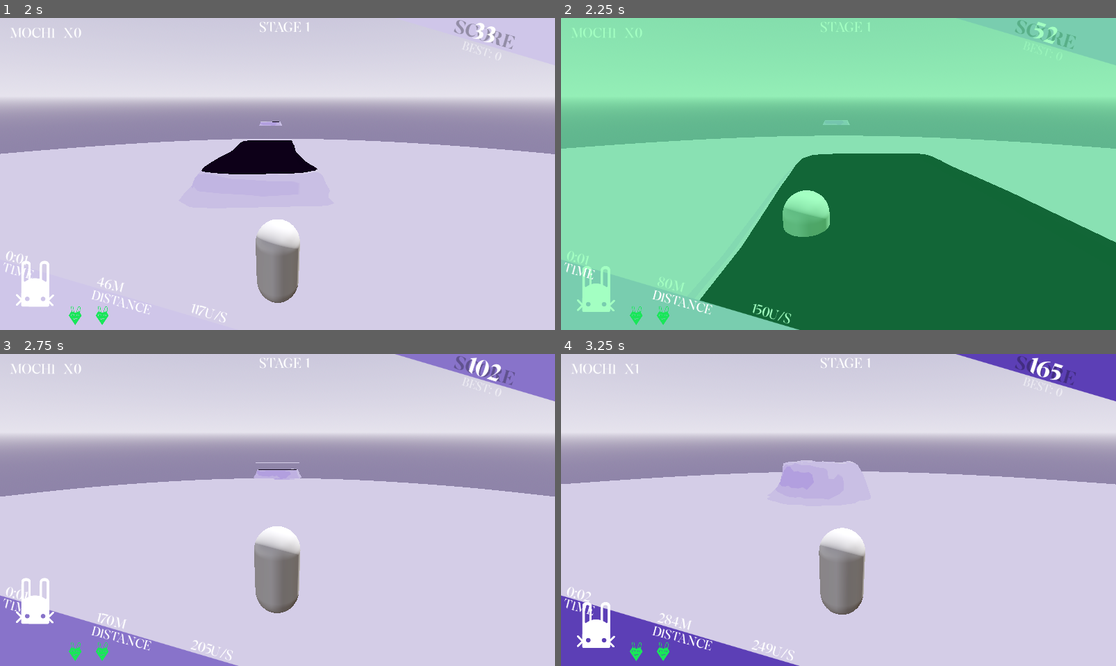
Above: before the commit, frames 1-4 (two rows, left to right).
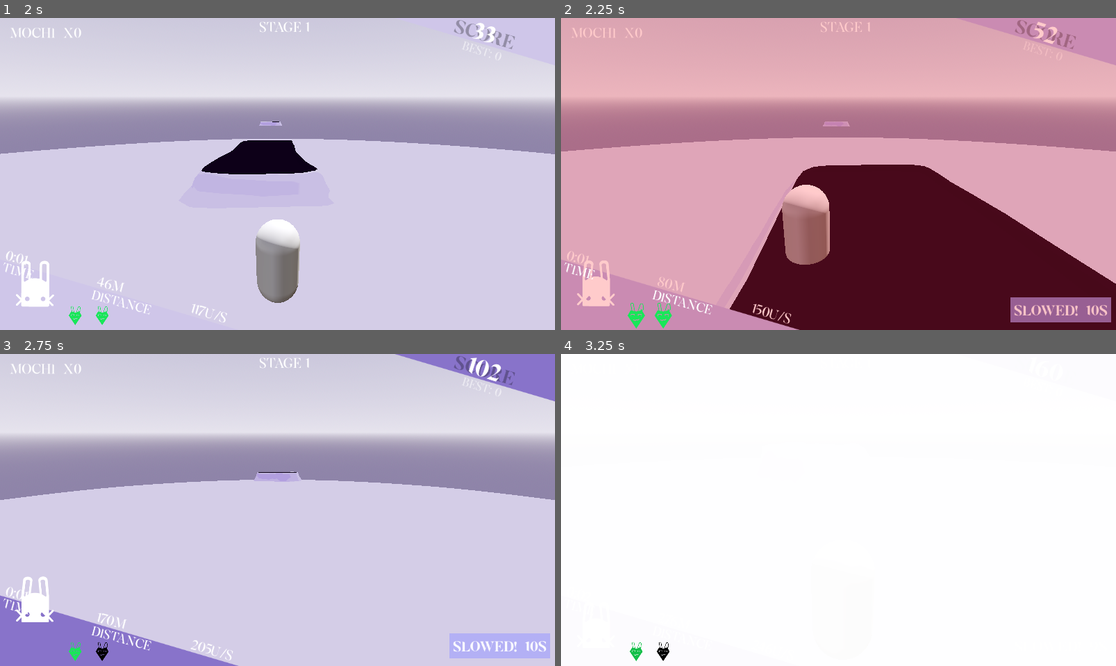
Above: after the commit, the same moments.

Repository: Digiphoenix22/lunar-pestle
Game: Godot game, scene res://main_menu.tscn
Same seed, same stepped clock (60 frames per second), same inputs: the game is played once before the commit and once after it. Sound files missing from this copy of the repository are replaced by a short silence.
Inputs (mouse positions are in pixels of both pictures, inside the frame that each line leads up to):
- Up to frame 1 (2 s): click "Play" at 0.5 s; tap Enter (ui_accept) at 1.25, 1.52 s; move the mouse to (399, 158) at 1.27 s; hold Right (ui_right) from 1.28 s (still down); tap B at 1.35 s
- Up to frame 2 (2.25 s): move the mouse to (727, 189) at 2.02 s; release Right (ui_right) at 2.03 s; hold Left (ui_left) from 2.03 s (still down); tap G at 2.1 s
- Up to frame 3 (2.75 s): keep holding Left (ui_left); tap Enter (ui_accept) at 2.27 s
- Up to frame 4 (3.25 s): move the mouse to (894, 441) at 2.77 s; release Left (ui_left) at 2.78 s; hold Right (ui_right) from 2.78 s (still down); tap H at 2.85 s

Frame 1 is identical in both runs. In frame 2, 100% of the frame differs, in the area x 0-100%, y 0-100%; in frame 3, 4.3%; in frame 4, 99%.

Commit message:
Update chunk prefabs and ground material after Godot reimport
Co-Authored-By: Claude Sonnet 4.6 <noreply@anthropic.com>

Diff:
--- a/Level/Prefabs/chunk1.tscn
+++ b/Level/Prefabs/chunk1.tscn
@@ -5,12 +5,22 @@
 [ext_resource type="Material" uid="uid://c5hwbssv2rrt5" path="res://Materials/Crater.tres" id="3_p176i"]
 [ext_resource type="Material" uid="uid://buocudrhkd4px" path="res://Materials/CraterHole.tres" id="4_ujxjh"]
 
+[sub_resource type="CylinderShape3D" id="CylinderShape3D_ujxjh"]
+height = 1.7084961
+radius = 0.6826172
+
 [node name="Chunk1" unique_id=2049937168 instance=ExtResource("1_xibk1")]
 
-[node name="Base2_002" parent="." index="0" unique_id=927361482]
+[node name="Base2_002" parent="." index="0" unique_id=1622422198]
 material_override = ExtResource("2_ujxjh")
 
-[node name="Circle_001" parent="." index="1" unique_id=1155536933]
+[node name="Circle_001" parent="." index="1" unique_id=963306361]
 transform = Transform3D(-7.8861327, 0, -0.51826686, 0, 7.9031444, 0, 0.51826686, 0, -7.8861327, -3.7969408, 0.085745335, 2.7571328)
 surface_material_override/0 = ExtResource("3_p176i")
 surface_material_override/1 = ExtResource("4_ujxjh")
+
+[node name="StaticBody3D" type="StaticBody3D" parent="Circle_001" index="0" unique_id=179560392 groups=["obstacle"]]
+
+[node name="CollisionShape3D" type="CollisionShape3D" parent="Circle_001/StaticBody3D" index="0" unique_id=1963752044]
+transform = Transform3D(1.0000063, 0, 4.5448542e-07, 0, 1, 0, -4.5448542e-07, 0, 1.0000063, 0, -0.14575195, 0)
+shape = SubResource("CylinderShape3D_ujxjh")
--- a/Level/Prefabs/chunk2.tscn
+++ b/Level/Prefabs/chunk2.tscn
@@ -5,11 +5,22 @@
 [ext_resource type="Material" uid="uid://c5hwbssv2rrt5" path="res://Materials/Crater.tres" id="3_g5l3i"]
 [ext_resource type="Material" uid="uid://buocudrhkd4px" path="res://Materials/CraterHole.tres" id="4_g5l3i"]
 
+[sub_resource type="CylinderShape3D" id="CylinderShape3D_g5l3i"]
+height = 1.7084961
+radius = 0.6826172
+
 [node name="Chunk2" unique_id=868272714 instance=ExtResource("1_ggw2f")]
 
-[node name="Base2_004" parent="." index="0" unique_id=342251383]
+[node name="Base2_004" parent="." index="0" unique_id=777302883]
 material_override = ExtResource("2_oi3tp")
 
-[node name="Circle_002" parent="." index="1" unique_id=1176290795]
+[node name="Circle_002" parent="." index="1" unique_id=675979914]
 surface_material_override/0 = ExtResource("3_g5l3i")
 surface_material_override/1 = ExtResource("4_g5l3i")
+
+[node name="StaticBody3D" type="StaticBody3D" parent="Circle_002" index="0" unique_id=2129934669 groups=["obstacle"]]
+transform = Transform3D(1, 0, 0, 0, 1, 0, 0, 0, 1, 0, 0.034864046, 0)
+
+[node name="CollisionShape3D" type="CollisionShape3D" parent="Circle_002/StaticBody3D" index="0" unique_id=467513426]
+transform = Transform3D(1.0000063, 0, 4.5448542e-07, 0, 1, 0, -4.5448542e-07, 0, 1.0000063, 0, -0.14575195, 0)
+shape = SubResource("CylinderShape3D_g5l3i")
--- a/Level/Prefabs/chunk_3.tscn
+++ b/Level/Prefabs/chunk_3.tscn
@@ -4,10 +4,33 @@
 [ext_resource type="Material" uid="uid://dyec3m4ackege" path="res://Materials/Ground.tres" id="2_kmr64"]
 [ext_resource type="Material" uid="uid://cloafoqswfycn" path="res://Materials/Arch.tres" id="3_tp8x8"]
 
+[sub_resource type="CylinderShape3D" id="CylinderShape3D_kmr64"]
+height = 2.1762085
+radius = 0.4248047
+
+[sub_resource type="BoxShape3D" id="BoxShape3D_tp8x8"]
+size = Vector3(1, 0.63079834, 0.6229248)
+
 [node name="Chunk3" unique_id=1549515789 instance=ExtResource("1_3ec7x")]
 
-[node name="Base2_005" parent="." index="0" unique_id=290152104]
+[node name="Base2_005" parent="." index="0" unique_id=520404081]
 material_override = ExtResource("2_kmr64")
 
-[node name="Middle thing_001" parent="." index="1" unique_id=1913109531]
+[node name="Middle thing_001" parent="." index="1" unique_id=1684990038]
 material_override = ExtResource("3_tp8x8")
+
+[node name="StaticBody3D" type="StaticBody3D" parent="Middle thing_001" index="0" unique_id=2100356221 groups=["obstacle"]]
+
+[node name="CollisionShape3D" type="CollisionShape3D" parent="Middle thing_001/StaticBody3D" index="0" unique_id=694324687]
+transform = Transform3D(1.0000063, 0, 4.544862e-07, 4.5402763e-07, -0.044893414, -0.99900115, 2.0402934e-08, 0.9989935, -0.044893697, 0.8233221, 0.05685369, -0.116764985)
+shape = SubResource("CylinderShape3D_kmr64")
+debug_color = Color(0.7, 0, 0, 0.7372549)
+
+[node name="CollisionShape3D2" type="CollisionShape3D" parent="Middle thing_001/StaticBody3D" index="1" unique_id=78097247]
+transform = Transform3D(1.0000126, 4.5402953e-07, 4.340855e-07, 4.2334037e-07, 0.023401195, -0.99974096, -4.6406558e-07, 0.99974096, 0.023400486, -0.8206852, -0.027052632, -0.17166978)
+shape = SubResource("CylinderShape3D_kmr64")
+debug_color = Color(0.7, 0, 0, 0.7372549)
+
+[node name="CollisionShape3D3" type="CollisionShape3D" parent="Middle thing_001/StaticBody3D" index="2" unique_id=1028493713]
+transform = Transform3D(1.0000001, 0, 0, 0, 1.0000001, 0, 0, 0, 1.0000001, 0, 0.03994751, -0.9879943)
+shape = SubResource("BoxShape3D_tp8x8")
--- a/Level/Prefabs/chunk_4.tscn
+++ b/Level/Prefabs/chunk_4.tscn
@@ -5,11 +5,20 @@
 [ext_resource type="Material" uid="uid://cloafoqswfycn" path="res://Materials/Arch.tres" id="3_emi2a"]
 [ext_resource type="Material" uid="uid://buocudrhkd4px" path="res://Materials/CraterHole.tres" id="4_mk6lw"]
 
+[sub_resource type="BoxShape3D" id="BoxShape3D_nyff4"]
+size = Vector3(14.807198, 0.63079834, 35.974777)
+
 [node name="Chunk4" unique_id=1618891521 instance=ExtResource("1_qf0g4")]
 
-[node name="Base2_008" parent="." index="0" unique_id=1288106874]
+[node name="Base2_008" parent="." index="0" unique_id=433072300]
 material_override = ExtResource("2_nyff4")
 
-[node name="Large Crater_005" parent="." index="1" unique_id=1496451345]
+[node name="Large Crater_005" parent="." index="1" unique_id=201284596]
 surface_material_override/0 = ExtResource("3_emi2a")
 surface_material_override/1 = ExtResource("4_mk6lw")
+
+[node name="StaticBody3D" type="StaticBody3D" parent="Large Crater_005" index="0" unique_id=931033413 groups=["obstacle"]]
+
+[node name="CollisionShape3D3" type="CollisionShape3D" parent="Large Crater_005/StaticBody3D" index="0" unique_id=528197509]
+transform = Transform3D(1.0000001, 0, 0, 0, 1.0000001, 0, 0, 0, 1.0000001, 5.0516787, 3.7786174, 0.35595843)
+shape = SubResource("BoxShape3D_nyff4")
--- a/Level/Prefabs/chunk_6.tscn
+++ b/Level/Prefabs/chunk_6.tscn
@@ -5,11 +5,20 @@
 [ext_resource type="Material" uid="uid://buocudrhkd4px" path="res://Materials/CraterHole.tres" id="3_xi0fh"]
 [ext_resource type="Material" uid="uid://dyec3m4ackege" path="res://Materials/Ground.tres" id="4_5vvrp"]
 
+[sub_resource type="BoxShape3D" id="BoxShape3D_0o8wd"]
+size = Vector3(5.7422333, 1.2671432, 22.44006)
+
 [node name="Chunk6" unique_id=1246025710 instance=ExtResource("1_m7ead")]
 
-[node name="Large Crater_004" parent="." index="0" unique_id=1588586470]
+[node name="Large Crater_004" parent="." index="0" unique_id=715159942]
 surface_material_override/0 = ExtResource("2_0o8wd")
 surface_material_override/1 = ExtResource("3_xi0fh")
 
-[node name="Base2_010" parent="." index="1" unique_id=135568337]
+[node name="StaticBody3D" type="StaticBody3D" parent="Large Crater_004" index="0" unique_id=1826270210 groups=["obstacle"]]
+
+[node name="CollisionShape3D3" type="CollisionShape3D" parent="Large Crater_004/StaticBody3D" index="0" unique_id=664059722]
+transform = Transform3D(1.0000001, 0, 0, 0, 1.0000001, 0, 0, 0, 1.0000001, -0.03429493, 3.2137413, 0.6064371)
+shape = SubResource("BoxShape3D_0o8wd")
+
+[node name="Base2_010" parent="." index="1" unique_id=1360306321]
 material_override = ExtResource("4_5vvrp")
--- a/Materials/Ground.tres
+++ b/Materials/Ground.tres
@@ -13,6 +13,7 @@
 [resource]
 render_priority = 0
 shader = ExtResource("1_i3xm6")
+shader_parameter/globe_multiplier = 1.0
 shader_parameter/albedo_color = Color(0.5689727, 0.56897277, 0.5689727, 1)
 shader_parameter/shadow_color = Color(0.5, 0.4, 0.8, 1)
 shader_parameter/use_ramp = true
